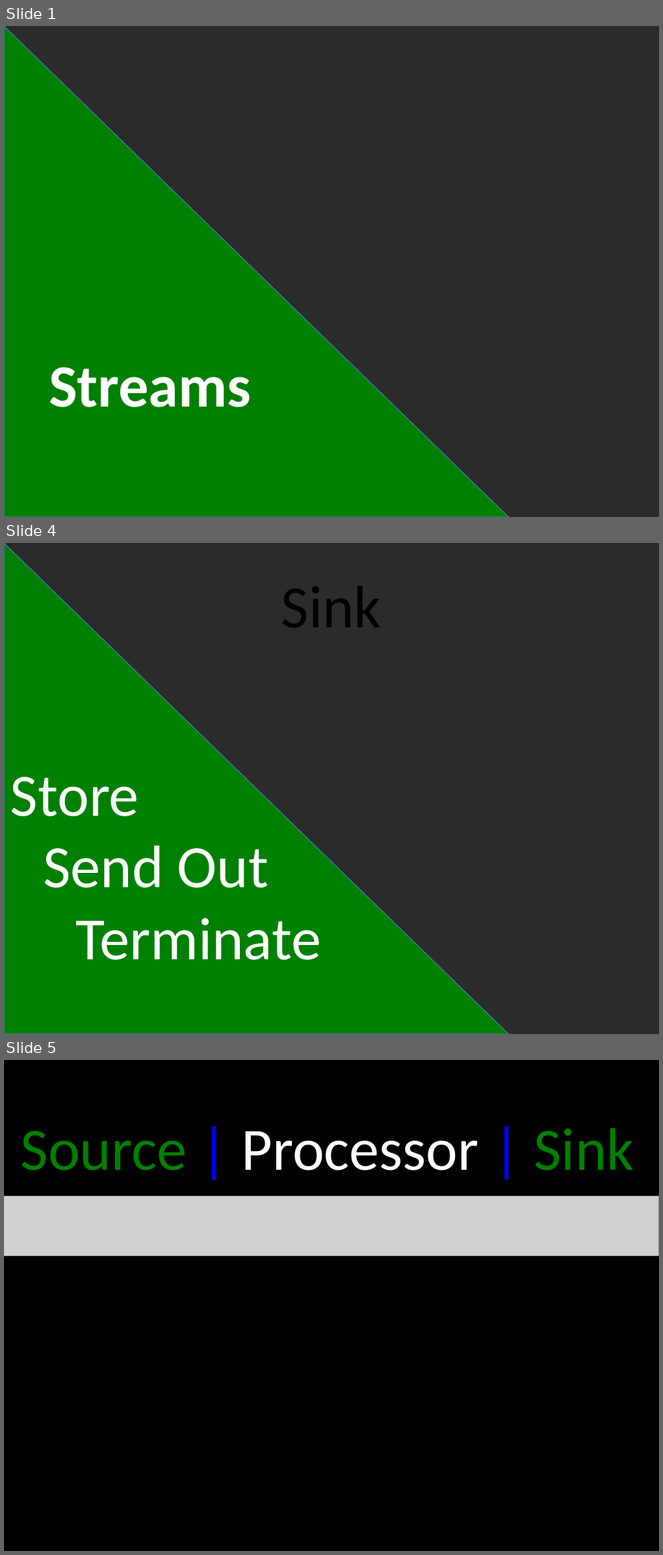
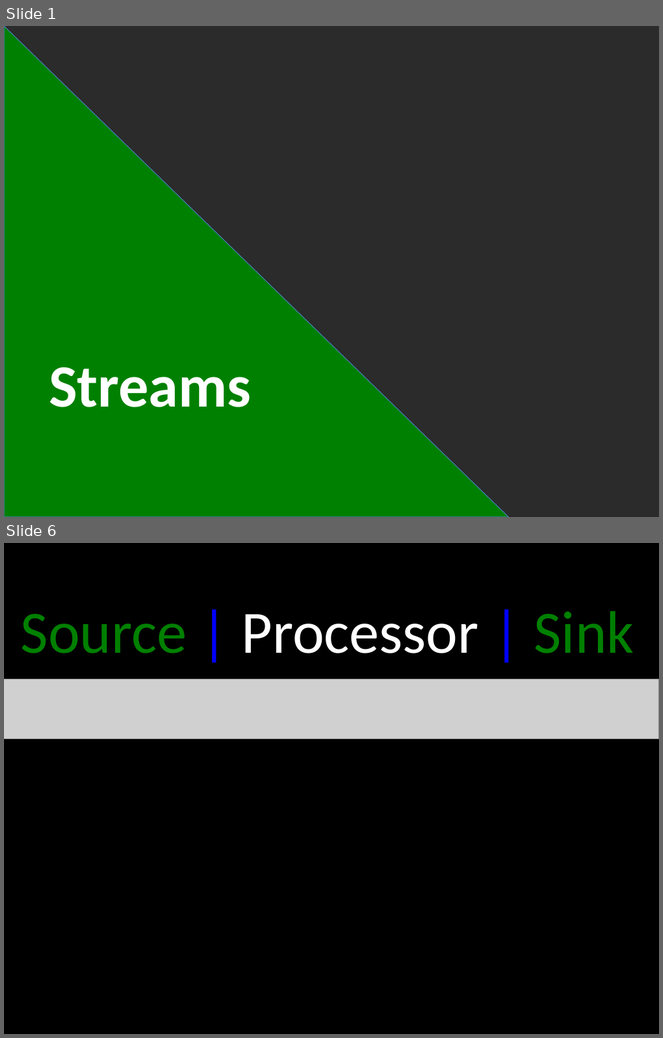
Before and after one commit to cppwfs/DNDataflow, a slide deck: presentations/DNdataflowStreams.pptx. Shown one above the other, each under a label of ours: slides 1, 4 and 5 before the commit, slides 1 and 6 after it; the slides between them are not shown. The pictures are 663x1555 and 663x1038 pixels, drawn with LibreOffice and Linux fonts; fonts in the diff are those of the drawing; grey boxes stand for pictures; background and template pictures are left out; a plain dark background stands for a picture behind light text. Boxes give left, top, right and bottom in pixels: in the first picture for what was removed or moved away, otherwise in the second. Text is boxed around its words. In the diff, an @@ line names an element or a change of style, - is before the commit and + after.

```diff
--- a/presentations/DNdataflowStreams.pptx
+++ b/presentations/DNdataflowStreams.pptx
@@ slide 4 removed at [4, 543, 659, 1034], background picture (left out) @@
@@ right triangle removed at [4, 543, 508, 1034] @@
@@ title removed at [282, 586, 382, 627] @@
-Sink
@@ text removed at [10, 777, 321, 960] @@
-Store
-Send Out
-Terminate
@@ what was slide 5 is now slide 6 @@
```
Also in this commit, not shown: 1 slide changed, 7 slides added, 4 other slides removed.
